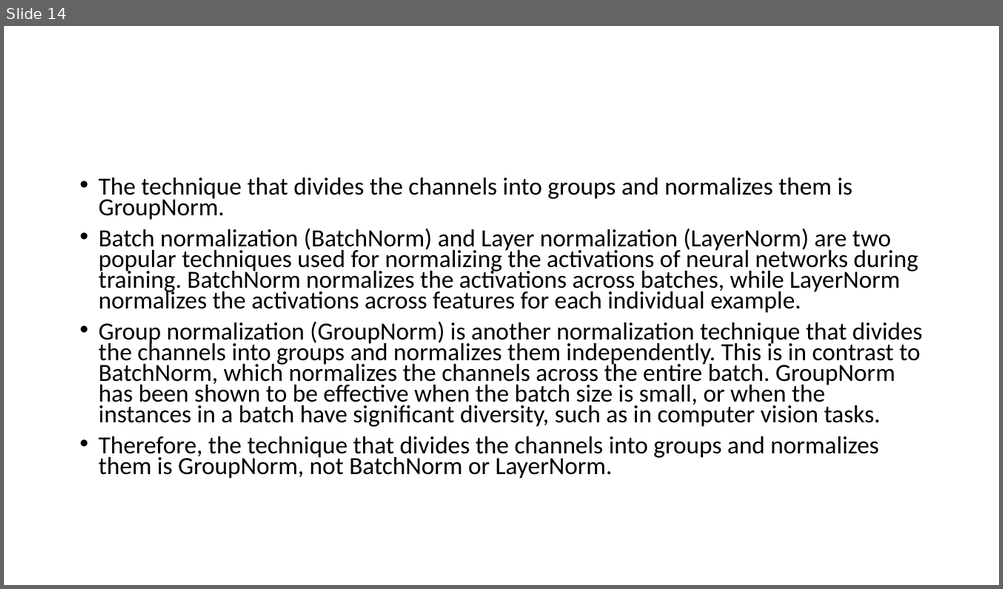
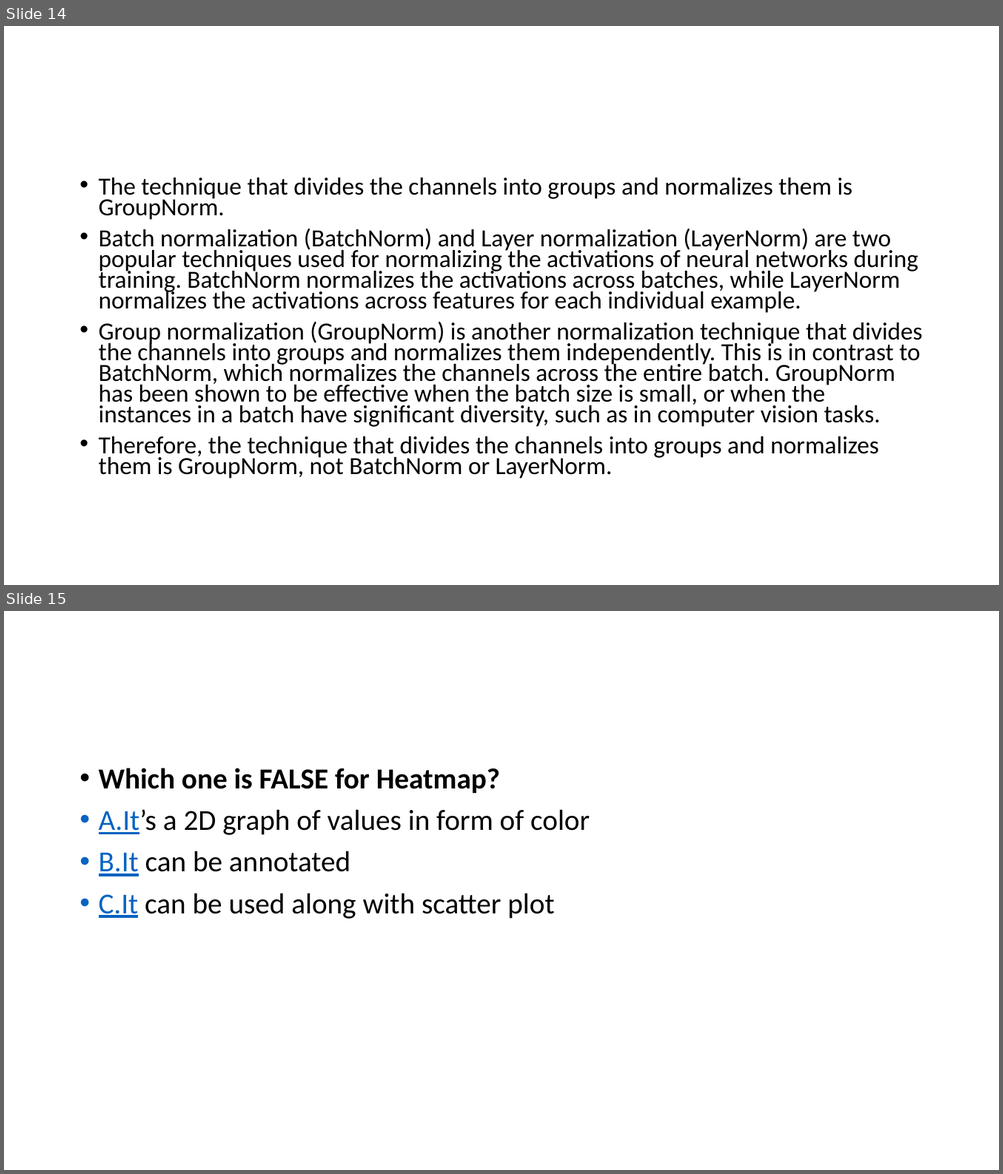
Before and after one commit to Saira55/Machine-Learning-Multiple-Choice-Questions, a slide deck: Machine Learning Quiz Question.pptx. Shown one above the other, each under a label of ours: slide 14 before the commit, slides 14 and 15 after it. The pictures are 1003x589 and 1003x1174 pixels, drawn with LibreOffice and Linux fonts; fonts in the diff are those of the drawing. Boxes give left, top, right and bottom in pixels: in the first picture for what was removed or moved away, otherwise in the second. Text is boxed around its words. In the diff, an @@ line names an element or a change of style, - is before the commit and + after.

```diff
--- a/Machine Learning Quiz Question.pptx
+++ b/Machine Learning Quiz Question.pptx
@@ slide 15 added at [4, 611, 999, 1170], background #FFFFFF @@
@@ text added at [99, 768, 589, 919], 28 pt, text #000000 @@
+• Which one is FALSE for Heatmap?
+• A.It’s a 2D graph of values in form of color
+• B.It can be annotated
+• C.It can be used along with scatter plot
```
Also in this commit, not shown: 1 other slide added, 2 slides removed.
